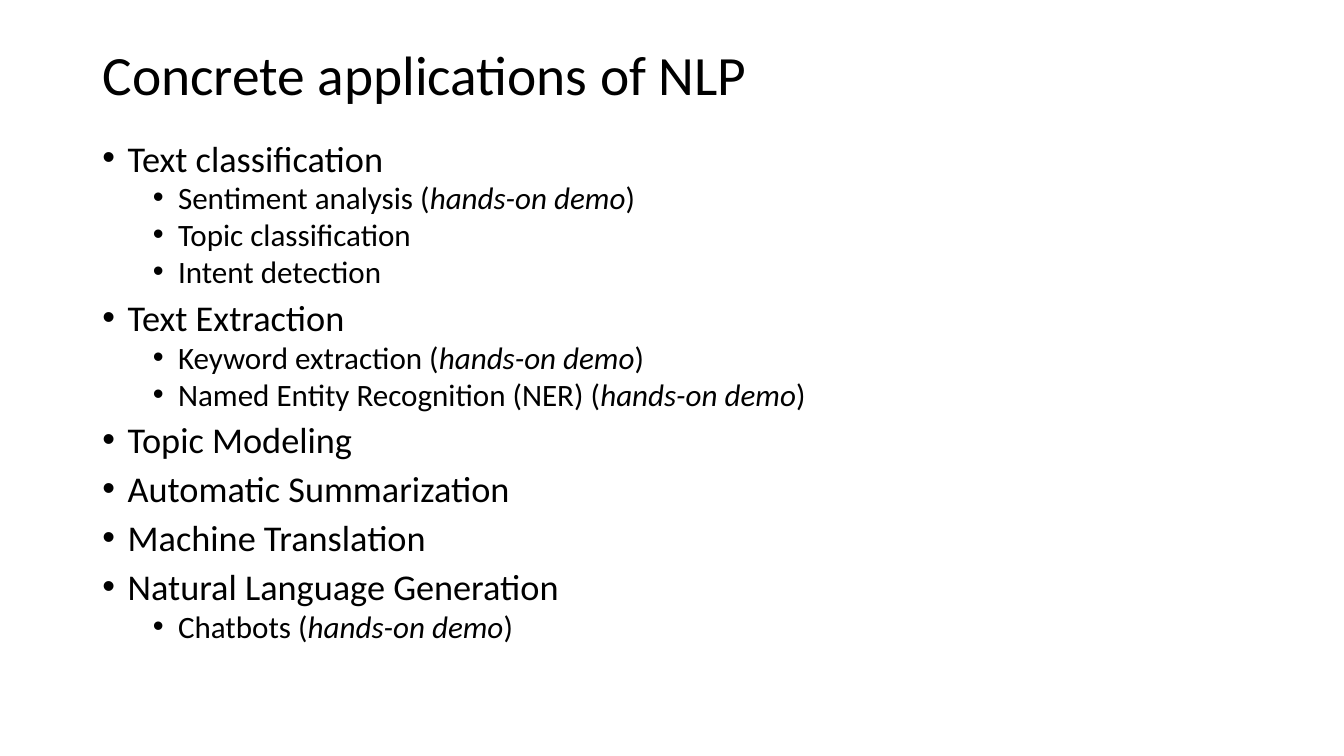
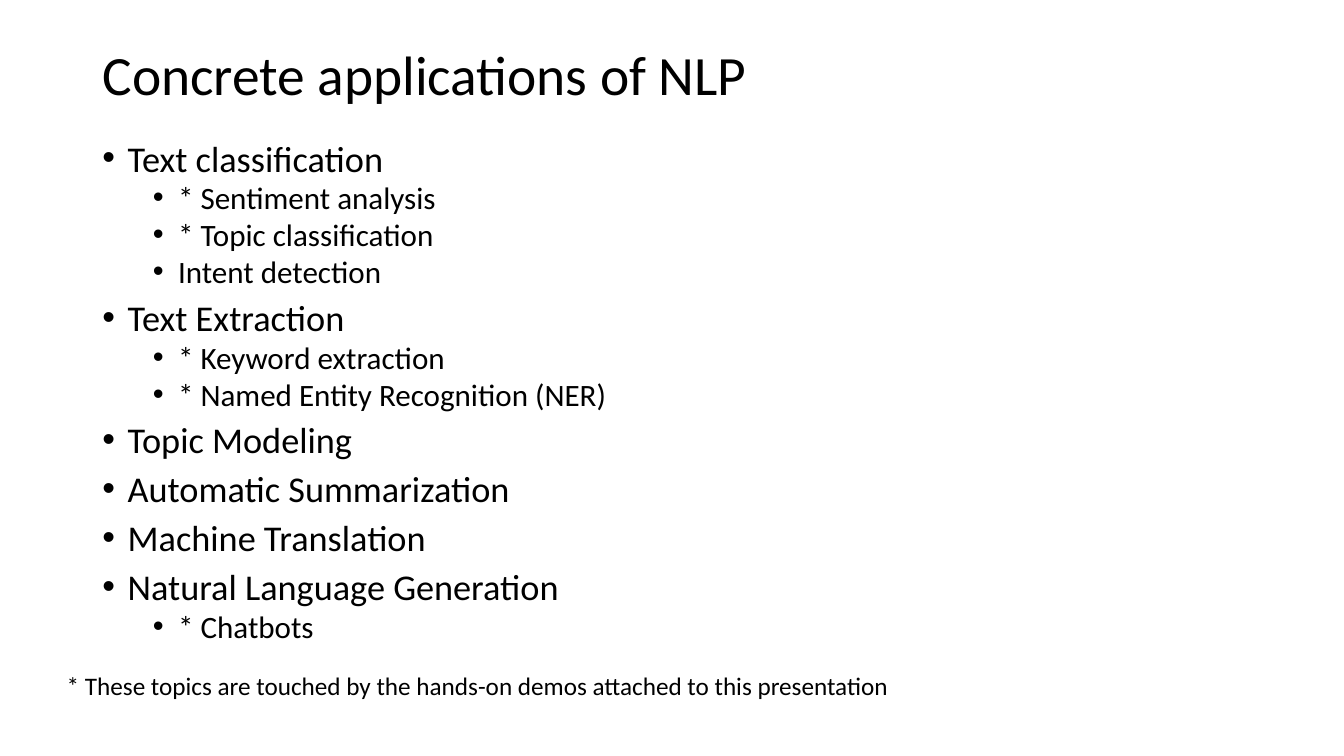
Before and after one commit to antongeorgescu/machine-learning-documentation, a slide deck: slide 21 of Natural Language Processing - Presentation.pptx (slide 17 before the commit). Drawn at 1344x756 pixels with LibreOffice and Linux fonts; fonts in the diff are those of the drawing. Boxes give left, top, right and bottom in pixels: in the first picture for what was removed or moved away, otherwise in the second. Text is boxed around its words. In the diff, an @@ line names an element or a change of style, - is before the commit and + after.

```diff
--- a/Natural Language Processing - Presentation.pptx
+++ b/Natural Language Processing - Presentation.pptx
@@ text at (201, 187, 435, 251): text changed @@
-  • Sentiment analysis (hands-on demo)
-  • Topic classification
+  • * Sentiment analysis
+  • * Topic classification
@@ text at (201, 347, 606, 412): text changed @@
-  • Keyword extraction (hands-on demo)
-  • Named Entity Recognition (NER) (hands-on demo)
+  • * Keyword extraction
+  • * Named Entity Recognition (NER)
@@ text at (201, 616, 314, 639): text changed; italic off @@
-  • Chatbots (hands-on demo)
+  • * Chatbots
@@ text added at (85, 677, 888, 699), 18 pt, text #000000 @@
+* These topics are touched by the hands-on demos attached to this presentation
```
Also in this commit, not shown: 11 other slides changed, 5 slides added, 1 slide removed.
